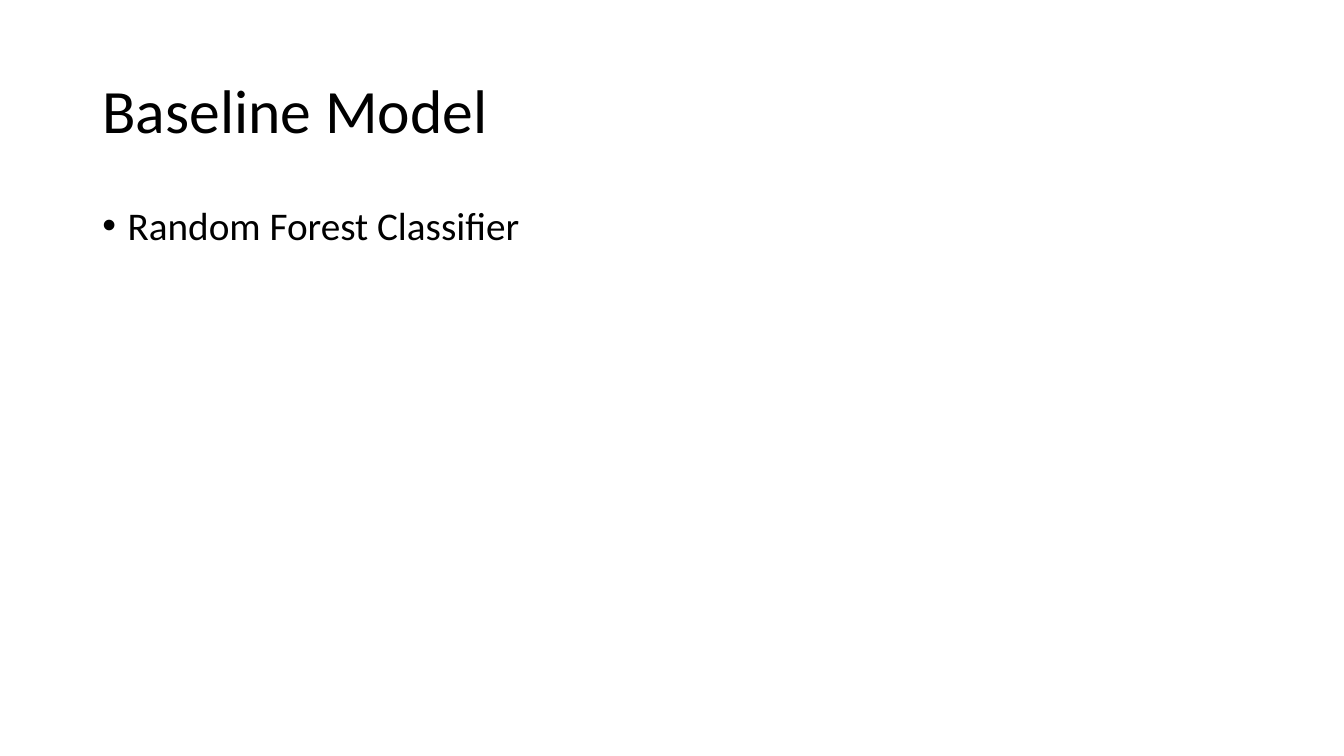
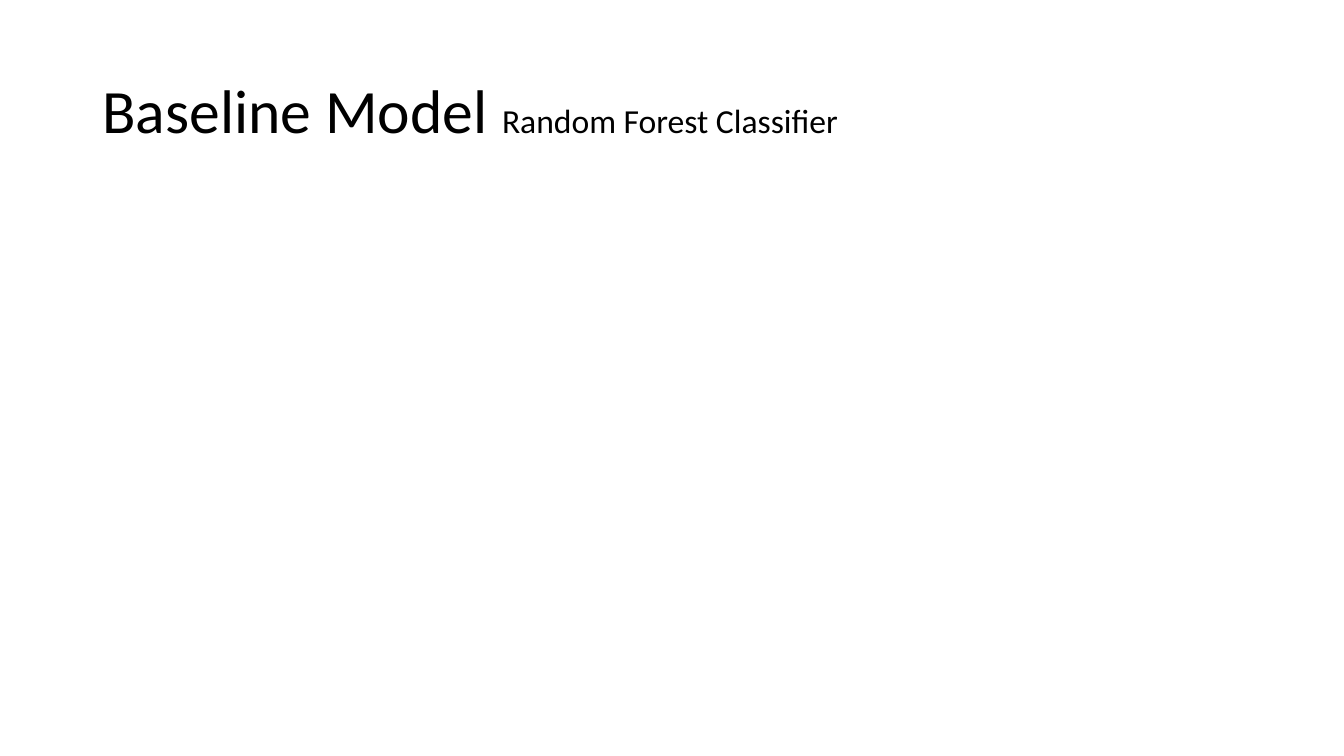
Before and after one commit to hmdev649/dsc-mod-3-project-seattle-ds-012720, a slide deck: slide 7 of reports/song-classifier.pptx (slide 6 before the commit). Drawn at 1344x756 pixels with LibreOffice and Linux fonts; fonts in the diff are those of the drawing. Boxes give left, top, right and bottom in pixels: in the first picture for what was removed or moved away, otherwise in the second. Text is boxed around its words. In the diff, an @@ line names an element or a change of style, - is before the commit and + after.

```diff
--- a/reports/song-classifier.pptx
+++ b/reports/song-classifier.pptx
@@ title at (102, 90, 838, 134): text changed; size 44 to 24 pt @@
-Baseline Model
+Baseline Model Random Forest Classifier
@@ text removed at (128, 212, 519, 241) @@
-• Random Forest Classifier
```
Also in this commit, not shown: 3 other slides changed, 1 slide added, 5 other files.
